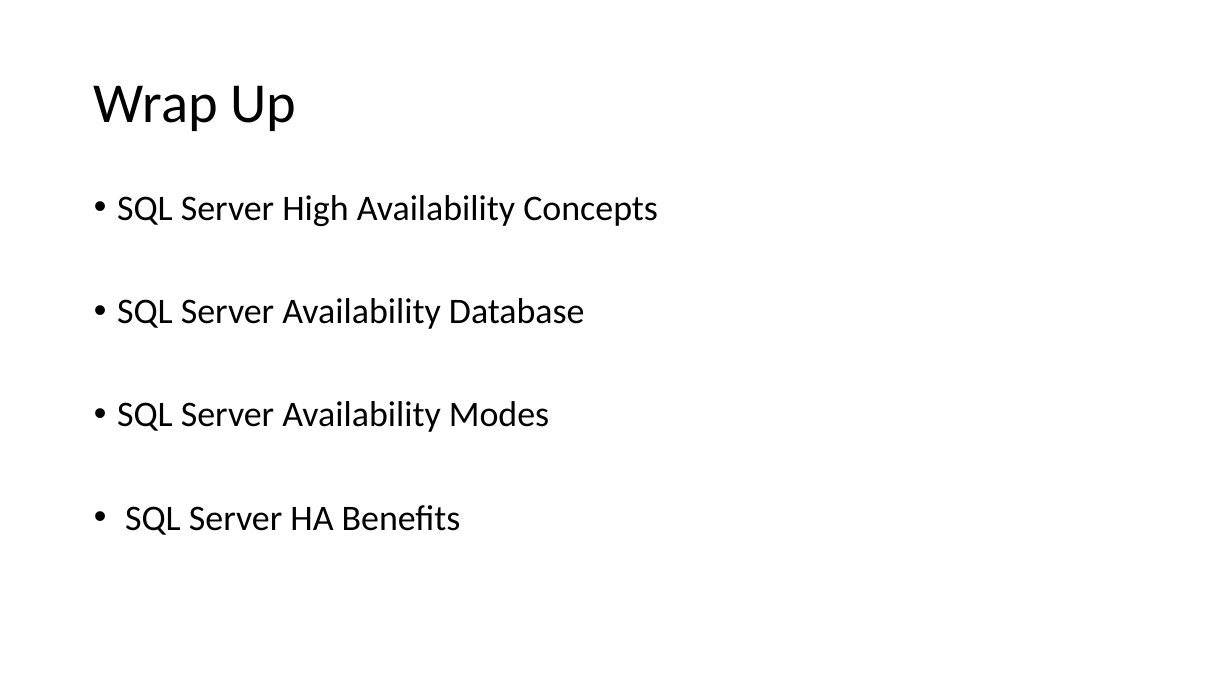
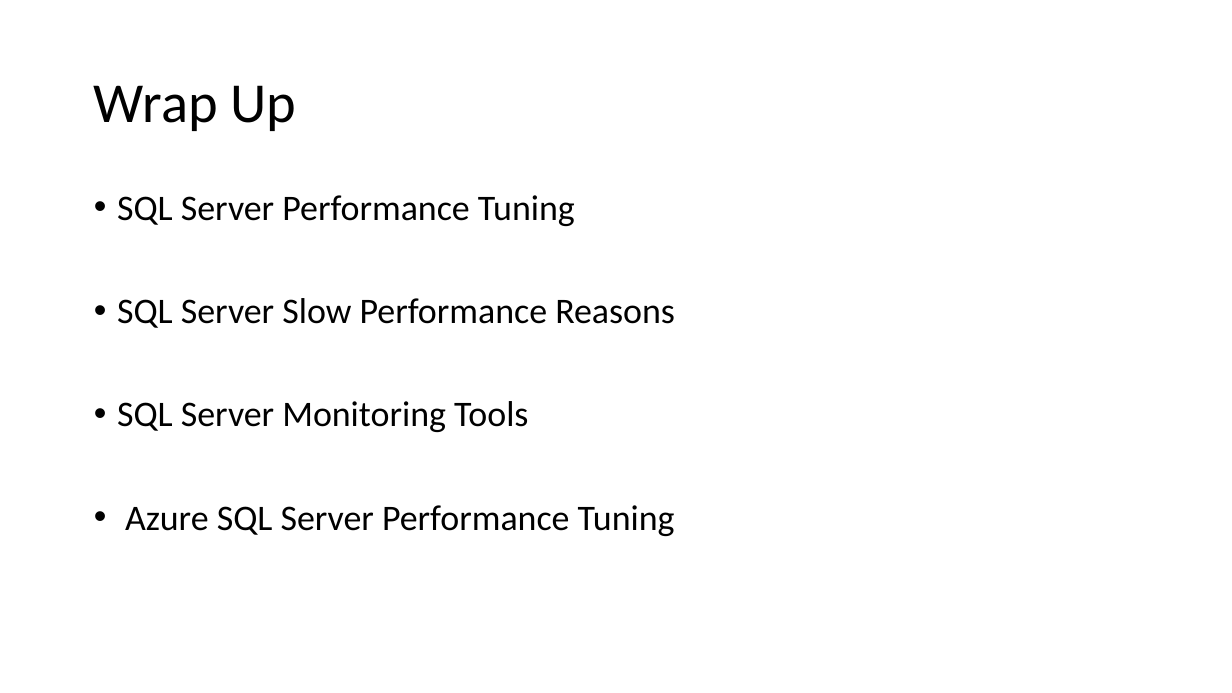
Before and after one commit to imcuteani/SQL_Server_Azure_Data_Engineering, a slide deck: slide 17 of Decks/day-8/SQL Server Administration & Azure Data Engineering-day-8.pptx (slide 14 before the commit). Drawn at 1232x693 pixels with LibreOffice and Linux fonts; fonts in the diff are those of the drawing. Boxes give left, top, right and bottom in pixels: in the first picture for what was removed or moved away, otherwise in the second. Text is boxed around its words. In the diff, an @@ line names an element or a change of style, - is before the commit and + after.

```diff
--- a/Decks/day-8/SQL Server Administration & Azure Data Engineering-day-8.pptx
+++ b/Decks/day-8/SQL Server Administration & Azure Data Engineering-day-8.pptx
@@ text at [117, 195, 675, 536]: text changed @@
-• SQL Server High Availability Concepts
-• SQL Server Availability Database
-• SQL Server Availability Modes
-• SQL Server HA Benefits
+• SQL Server Performance Tuning
+• SQL Server Slow Performance Reasons
+• SQL Server Monitoring Tools
+• Azure SQL Server Performance Tuning
```
Also in this commit, not shown: 7 other slides changed, 9 slides added, 6 slides removed, 43 other files.
